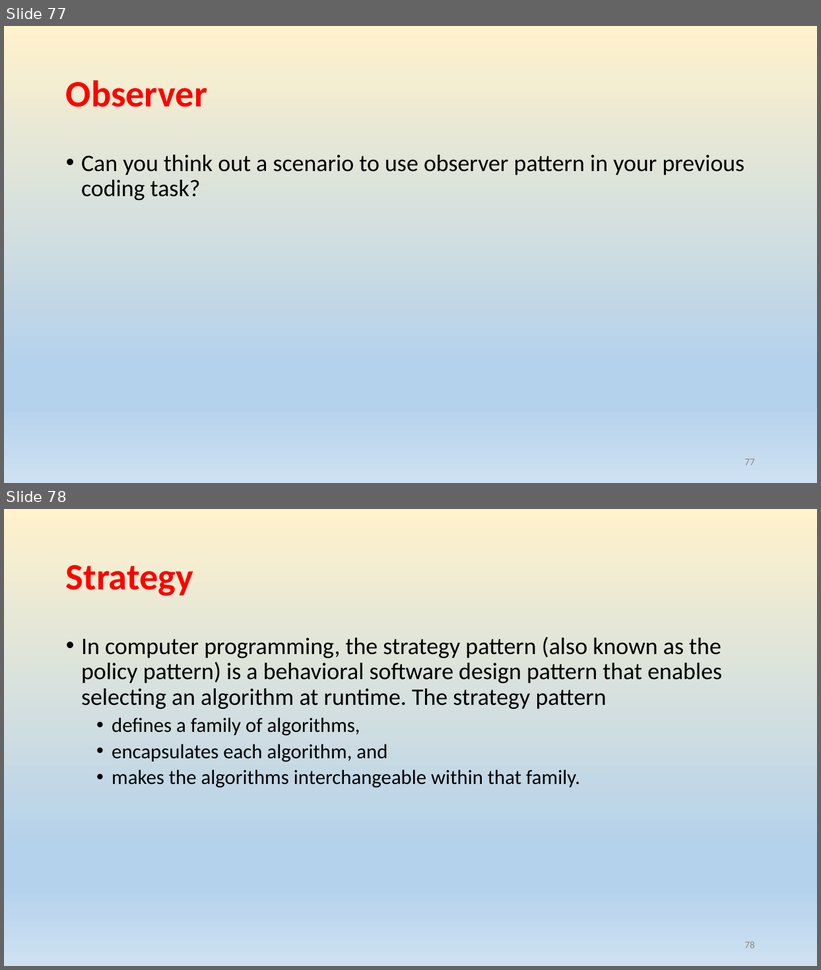
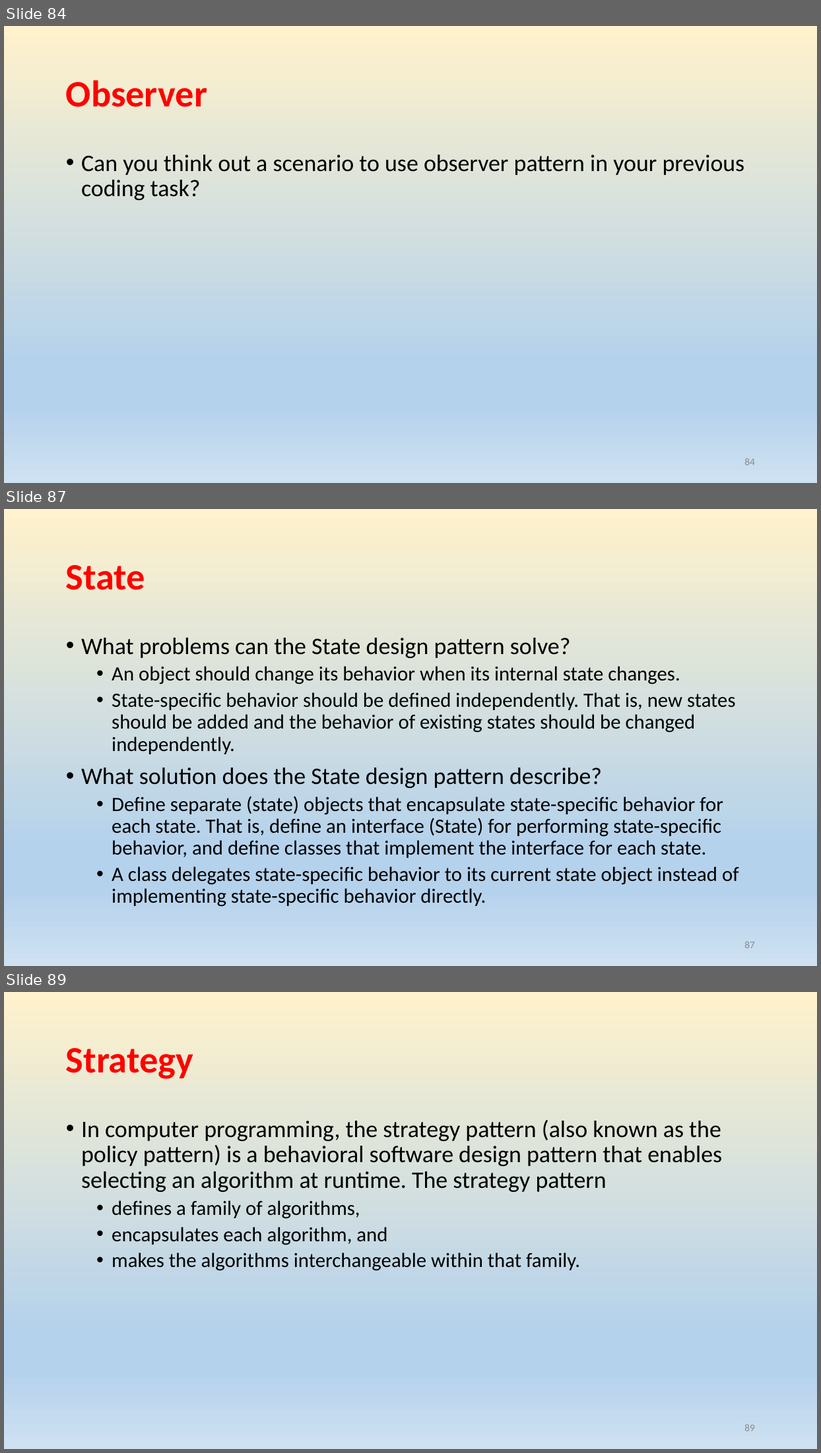
Before and after one commit to rainyheart/bjc-protoss-design_patten-demo, a slide deck: ppt/Design Patterns.pptx. Shown one above the other, each under a label of ours: slides 77 and 78 before the commit, slides 84, 87 and 89 after it; the slides between them are not shown. The pictures are 821x970 and 821x1453 pixels, drawn with LibreOffice and Linux fonts; fonts in the diff are those of the drawing. Boxes give left, top, right and bottom in pixels: in the first picture for what was removed or moved away, otherwise in the second. Text is boxed around its words. In the diff, an @@ line names an element or a change of style, - is before the commit and + after.

```diff
--- a/ppt/Design Patterns.pptx
+++ b/ppt/Design Patterns.pptx
@@ slide 87 added at box(4, 509, 817, 966), background gradient #FFF2CC to #B5D2EC to #CEE1F2 @@
@@ title added at box(66, 565, 145, 590), 44 pt, text #FF0000, bold @@
+State
@@ text added at box(81, 638, 739, 907), 24 pt, text #000000 @@
+• What problems can the State design pattern solve?
+  • An object should change its behavior when its internal state changes.
+  • State-specific behavior should be defined independently. That is, new states should be added and the behavior of existing states should be changed independently.
+• What solution does the State design pattern describe?
+  • Define separate (state) objects that encapsulate state-specific behavior for each state. That is, define an interface (State) for performing state-specific behavior, and define classes that implement the interface for each state.
+  • A class delegates state-specific behavior to its current state object instead of implementing state-specific behavior directly.
@@ page number added at box(745, 941, 755, 949), 12 pt, text #8C8C8C @@
+87
@@ what was slide 77 is now slide 84 @@
@@ page number at box(745, 458, 755, 466): text changed @@
-77
+84
@@ what was slide 78 is now slide 89 @@
@@ page number at box(745, 1424, 755, 1432): text changed @@
-78
+89
```
Also in this commit, not shown: 3 slides changed, 14 other slides added, 1 slide removed, 20 other files.
